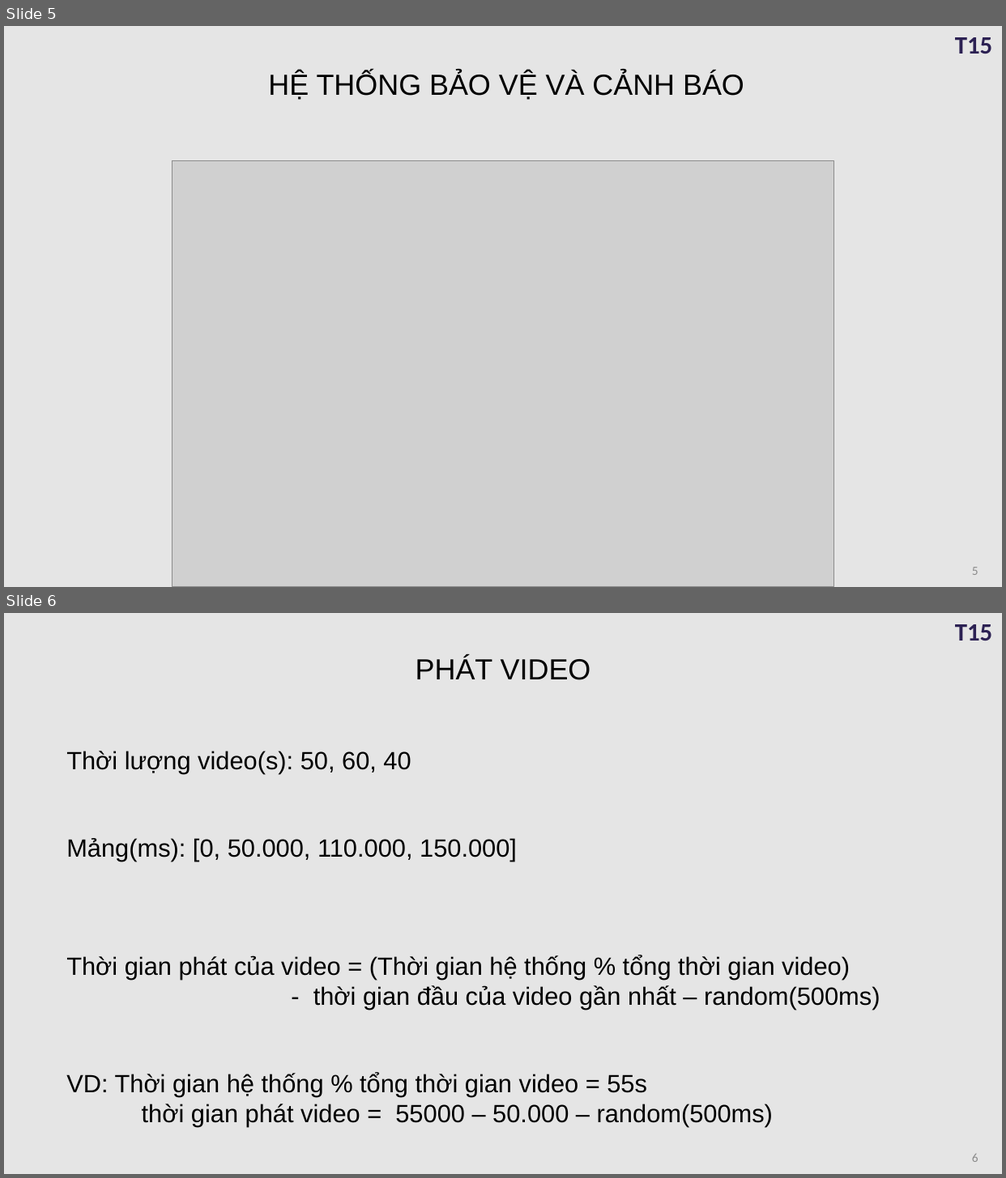
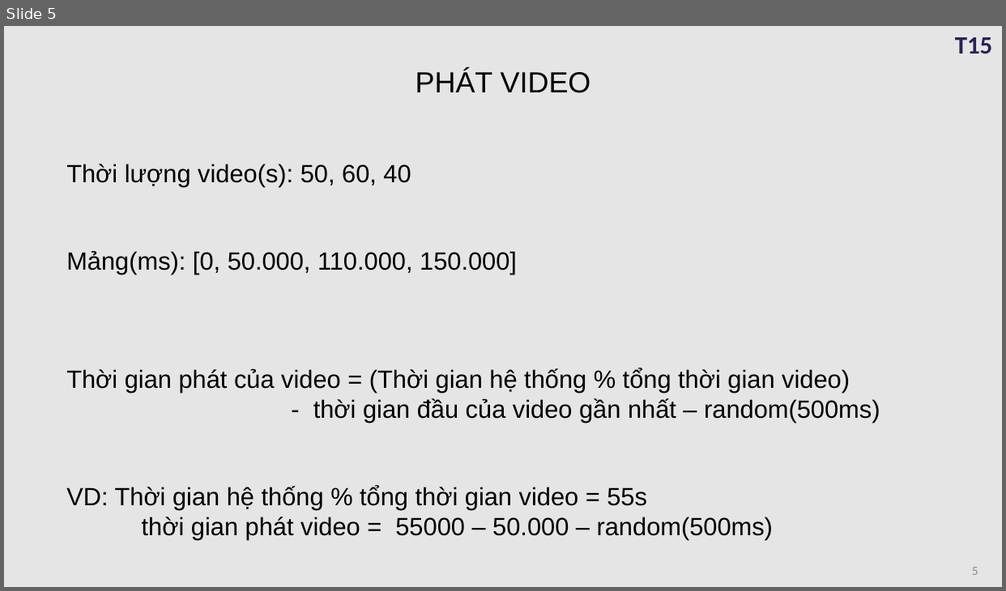
Before and after one commit to daihieptn97/share, a slide deck: Đồ án/BaoCao.pptx. Shown one above the other, each under a label of ours: slides 5 and 6 before the commit, slide 5 after it. The pictures are 1006x1178 and 1006x591 pixels, drawn with LibreOffice and Linux fonts; fonts in the diff are those of the drawing; grey boxes stand for pictures. Boxes give left, top, right and bottom in pixels: in the first picture for what was removed or moved away, otherwise in the second. Text is boxed around its words. In the diff, an @@ line names an element or a change of style, - is before the commit and + after.

```diff
--- a/Đồ án/BaoCao.pptx
+++ b/Đồ án/BaoCao.pptx
@@ slide 5 removed at (4,26,1002,587), background #E5E5E5; not listed: 1 template element that a slide beside it also shows @@
@@ text removed at (268,72,744,100) @@
-HỆ THỐNG BẢO VỆ VÀ CẢNH BÁO
@@ picture removed at (172,160,833,587) @@
@@ page number removed at (972,567,978,575) @@
-5
@@ what was slide 6 is now slide 5 @@
@@ page number at (972,567,978,575): text changed @@
-6
+5
```
Also in this commit, not shown: 4 slides changed, 1 slide added, 1 other file.
